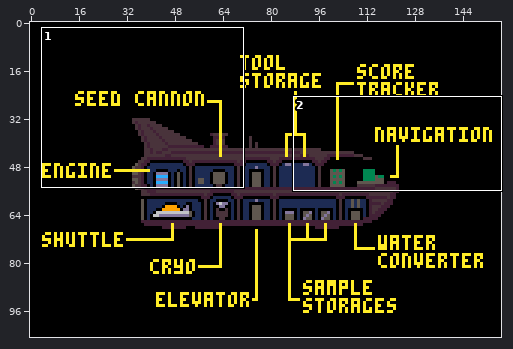
A pixel-art file gets an edit: thepanspermiaguy/wiki/ship.aseprite. Above, an overview of the earlier version with the close-up marked.
Close-up. Before the commit:
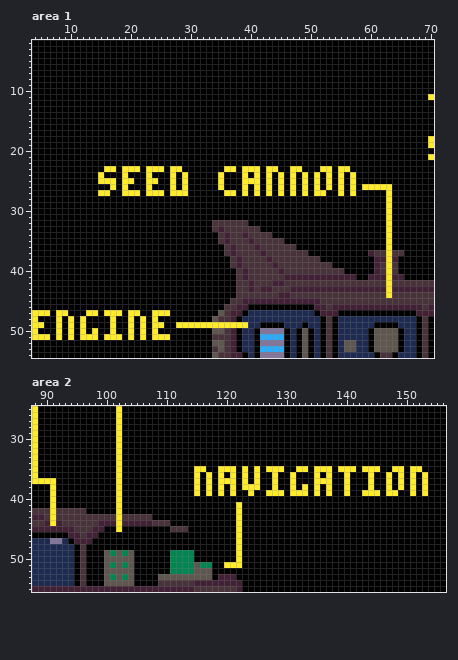
157x105 pixels, 1 frame. Shown: area 1: x 4..70, y 2..54; area 2: x 88..156, y 25..55.
Once edited:
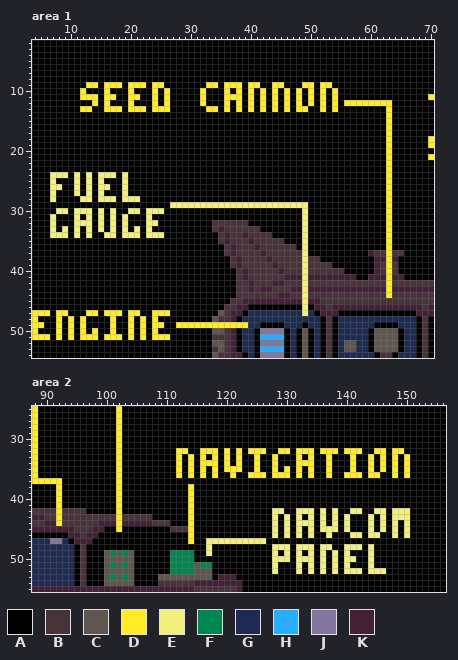
Palette (. is transparent): A #000000  B #49333b  C #5f574f  D #ffec27  E #f3ef7d  F #008751  G #1d2b53  H #29adff  J #83769c  K #422136
Edits made:
Changed rows in their new state; - is an unchanged pixel.
Area 1:
first column x 7:
 9 ------DD-DDD-DDD-DD-------DD-DDD-DD--DD---DD-DD----------
10 -----D---D---D---D-D-----D---D-D-D-D-D-D-D-D-D-D---------
11 -----DDD-DD--DD--D-D-----D---DDD-D-D-D-D-D-D-D-D---------
12 -------D-D---D---D-D-----D---D-D-D-D-D-D-D-D-D-D-DDDDDDDD
13 -----DD--DDD-DDD-DDD------DD-D-D-D-D-D-D-DD--D-D--------D
14 --------------------------------------------------------D
15 --------------------------------------------------------D
16 --------------------------------------------------------D
17 --------------------------------------------------------D
18 --------------------------------------------------------D
19 --------------------------------------------------------D
20 --------------------------------------------------------D
21 --------------------------------------------------------D
22 --------------------------------------------------------D
23 ---------AA-AAA-AAA-AA-------AA-AAA-AA--AA---AA-AA------D
24 EEE-E-E-EEE-E---A---A-A-----A---A-A-A-A-A-A-A-A-A-A-----D
25 E---E-E-EAA-EA--AA--A-A-----A---AAA-A-A-A-A-A-A-A-A-----D
26 EE--E-E-EEA-E---A---A-A-----A---A-A-A-A-A-A-A-A-A-A-AAAA-
27 E---E-E-EA--EAA-AAA-AAA------AA-A-A-A-A-A-A-AA--A-A------
28 E----EE-EEE-EEE------------------------------------------
29 --------------------EEEEEEEEEEEEEEEEEEEEEEE--------------
30 -EE-EEE-E-E--EE-EEE-----------------------E--------------
31 E---E-E-E-E-E---E-------------------------E--------------
32 E---EEE-E-E-E---EE------------------------E--------------
33 E-E-E-E-E-E-E-E-E-------------------------E--------------
34 EEE-E-E--EE-EEE-EEE-----------------------E--------------
35 ------------------------------------------E--------------
36 ------------------------------------------E--------------
37 ------------------------------------------E--------------
38 ------------------------------------------E--------------
39 ------------------------------------------E--------------
40 ------------------------------------------E--------------
41 ------------------------------------------E--------------
42 ------------------------------------------E--------------
43 ------------------------------------------E--------------
44 ------------------------------------------E--------------
45 ------------------------------------------E--------------
46 ------------------------------------------E--------------
47 ------------------------------------------E--------------
Area 2:
first column x 91:
32 ---------------------DD--DDD-D-D-DDD--DD-DDD-DDD-DDD--DD-DD----
33 ---------------------D-D-D-D-D-D--D--D---D-D--D---D--D-D-D-D---
34 ---------------------D-D-DDD-D-D--D--D---DDD--D---D--D-D-D-D---
35 ---------------------D-DA--DA--DA---A-AD--ADAA--AA--A-AD--ADAA-
36 ---------------------D-DADADA---AD-D--DDAD-DA-----DD--D-ADADA-A
37 -D----------------------A-A-AAA-A-A--A--A---AAA--A---A--A-A-A-A
38 AD---------------------DA-A-A-A-AAA--A--A-A-A-A--A---A--A-A-A-A
39 AD---------------------DA-A-A-A--A--AAA-AAA-A-A--A--AAA-AA--A-A
40 AD---------------------D---------------------------------------
41 AD---------------------D-------A-------------------------------
42 BD---------------------D-------A-----EE--EEE-E-E--EE--EE-EEE---
43 BD---------------------D-------A-----E-E-E-E-E-E-E---E-E-EEE---
44 KD---------------------D-------A-----E-E-EEE-E-E-E---E-E-E-E---
45 -----------------------D-------A-----E-E-E-E-EEE-E---E-E-E-E---
46 -----------------------D-------A-----E-E-E-E--E---EE-EE--E-E---
47 -----------------------D--EEEEEEEEEE---------------------------
48 --------------------------E----A-----EEE-EEE-EE--EEE-E---------
49 --------------------------E----A-----E-E-E-E-E-E-E---E---------
50 -------------------------------A-----EEE-EEE-E-E-EE--E---------
51 -----------------------------AAA-----E---E-E-E-E-E---E---------
52 -------------------------------------E---E-E-E-E-EEE-EEE-------
Boxes around the changes in both close-ups, in picture pixels (x1, y1, x2, y2):
changed: (50, 82, 392, 316)
changed: (176, 448, 428, 574)
changed: (50, 478, 62, 526)
